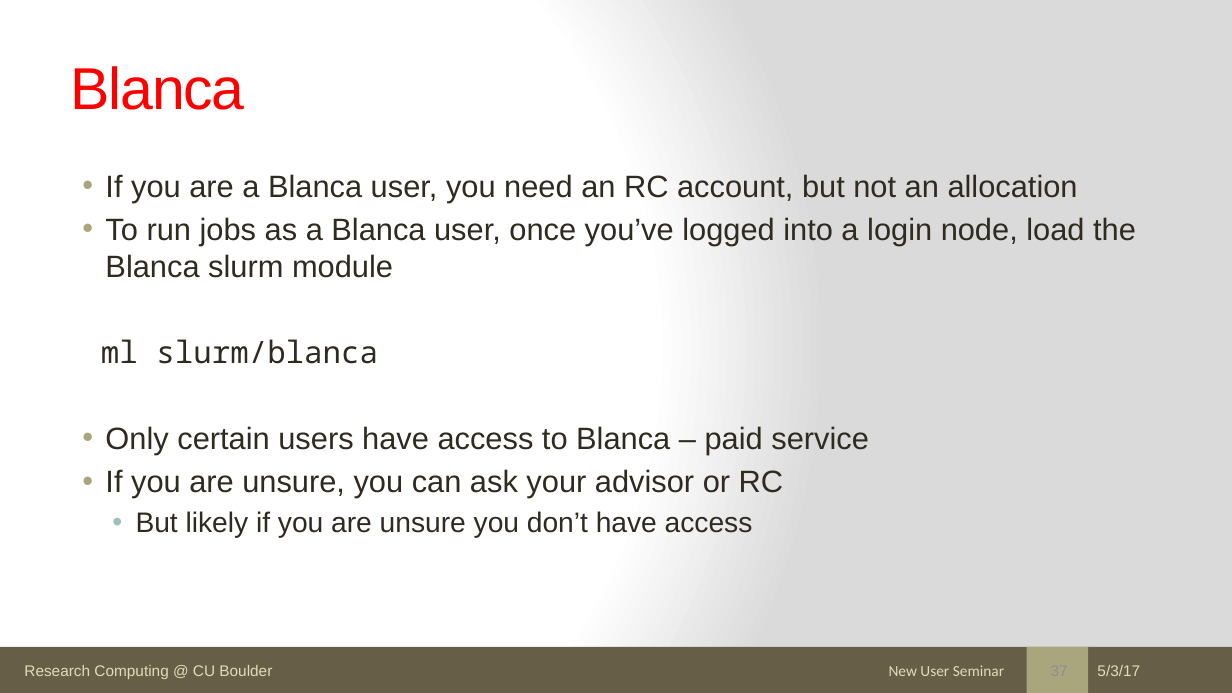
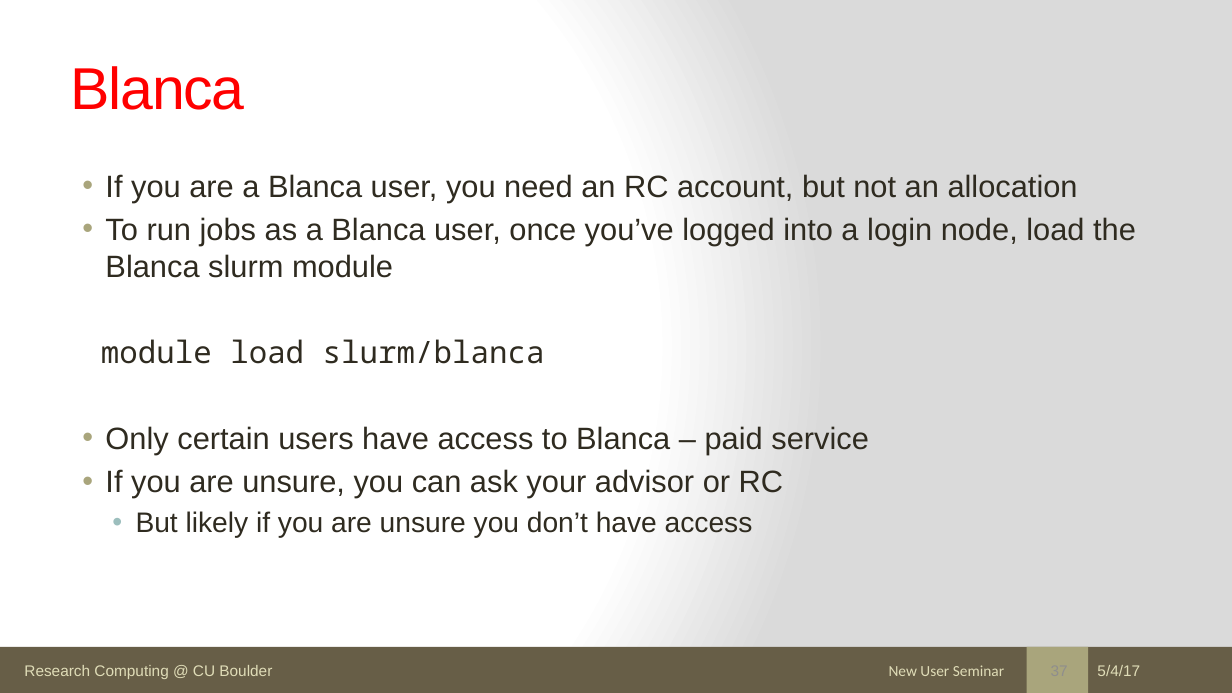
Before and after one commit to ResearchComputing/New_User_Seminar, a slide deck: slide 37 of rc_new_user_seminar_2017.pptx. Drawn at 1232x693 pixels with LibreOffice and Linux fonts; fonts in the diff are those of the drawing. Boxes give left, top, right and bottom in pixels: in the first picture for what was removed or moved away, otherwise in the second. Text is boxed around its words. In the diff, an @@ line names an element or a change of style, - is before the commit and + after.

```diff
--- a/rc_new_user_seminar_2017.pptx
+++ b/rc_new_user_seminar_2017.pptx
@@ text at bbox=[101, 339, 545, 364]: text changed @@
-ml slurm/blanca
+module load slurm/blanca
@@ text at bbox=[1097, 665, 1140, 676]: text changed @@
-5/3/17
+5/4/17
```
Also in this commit, not shown: 55 other slides changed, 2 slides removed, 1 other file.
